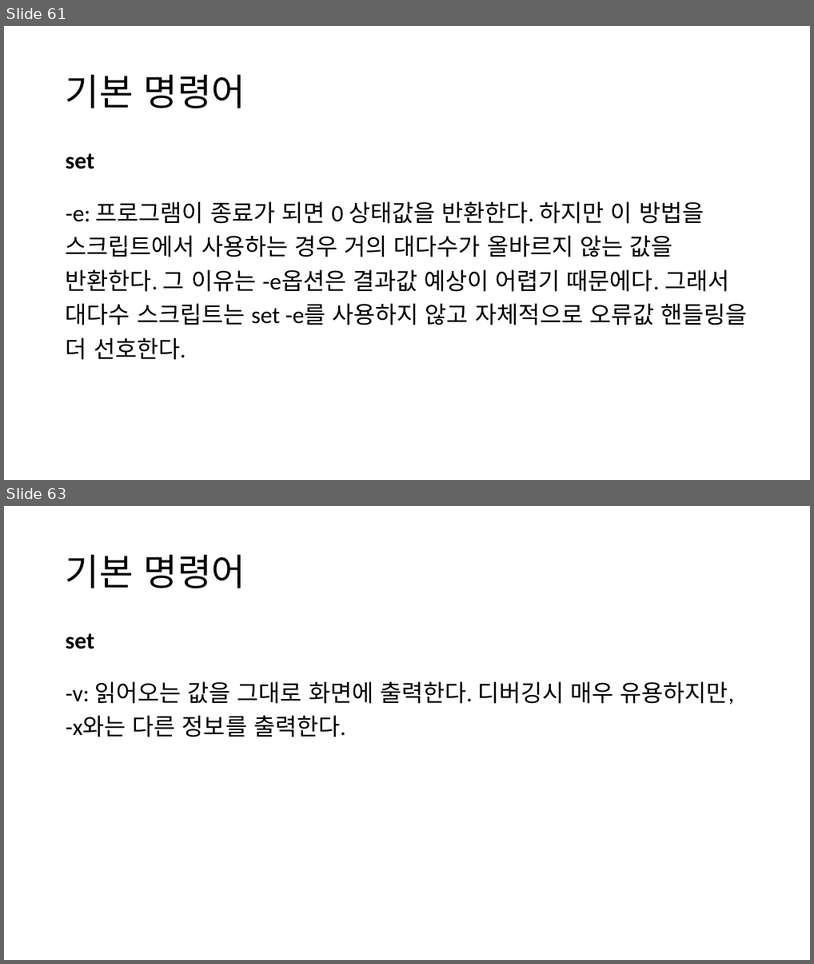
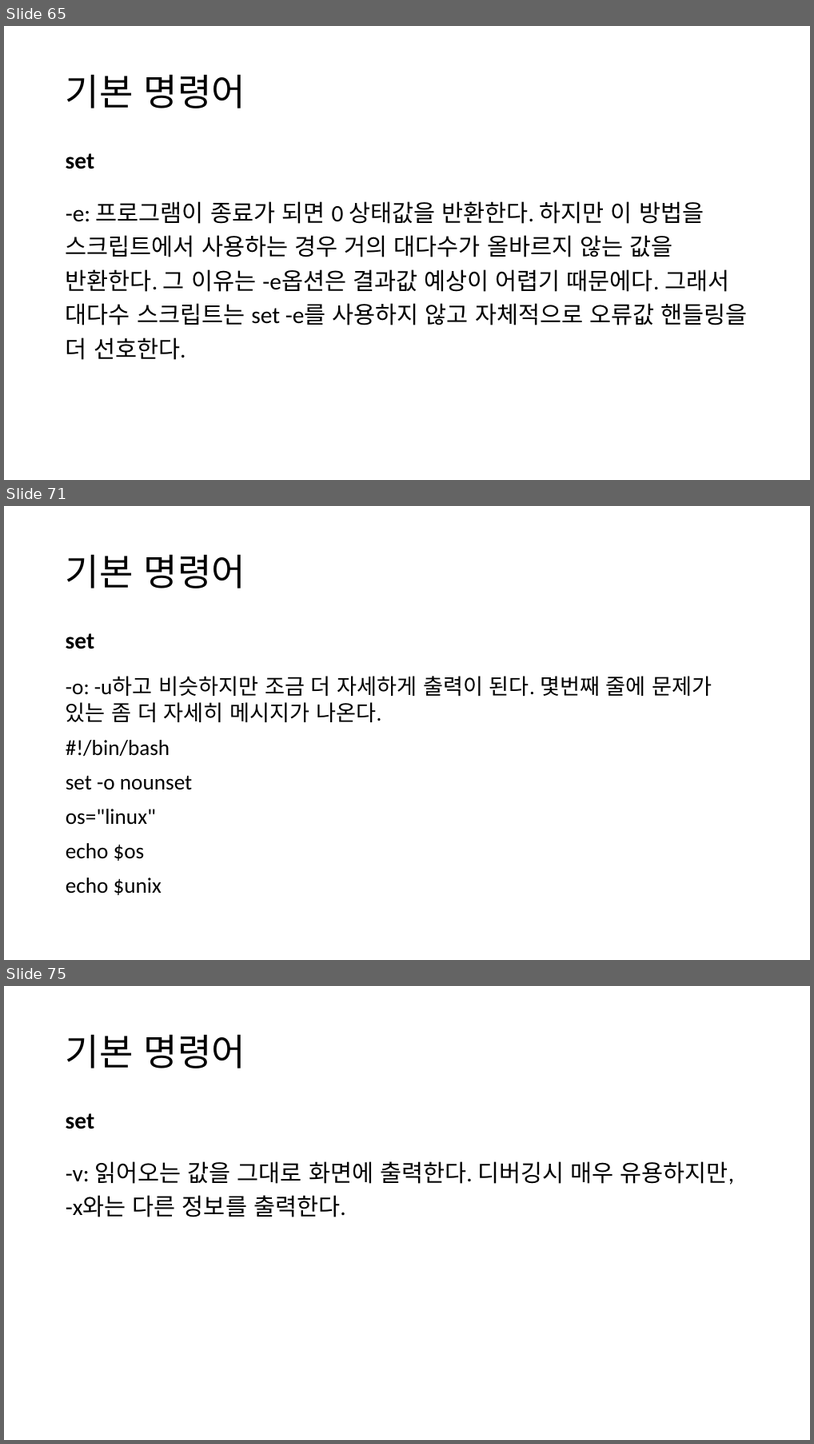
Before and after one commit to tangt64/training_memos, a slide deck: 쉘 + 앤서블.pptx. Shown one above the other, each under a label of ours: slides 61 and 63 before the commit, slides 65, 71 and 75 after it; the slides between them are not shown. The pictures are 814x964 and 814x1444 pixels, drawn with LibreOffice and Linux fonts; fonts in the diff are those of the drawing. Boxes give left, top, right and bottom in pixels: in the first picture for what was removed or moved away, otherwise in the second. Text is boxed around its words. In the diff, an @@ line names an element or a change of style, - is before the commit and + after.

```diff
--- a/쉘 + 앤서블.pptx
+++ b/쉘 + 앤서블.pptx
@@ slide 71 added at box(4, 506, 810, 960), background #FFFFFF @@
@@ title added at box(66, 554, 246, 588), 44 pt, text #000000 @@
+기본 명령어
@@ text added at box(66, 633, 94, 649), 28 pt, text #000000, bold @@
+set
@@ text added at box(66, 676, 712, 895), 25.9 pt, text #000000 @@
+-o: -u하고 비슷하지만 조금 더 자세하게 출력이 된다. 몇번째 줄에 문제가 있는 좀 더 자세히 메시지가 나온다.
+#!/bin/bash
+set -o nounset
+os="linux"
+echo $os
+echo $unix
@@ what was slide 61 is now slide 65 @@
@@ what was slide 63 is now slide 75 @@
```
Also in this commit, not shown: 19 slides changed, 23 other slides added, 1 slide removed.
